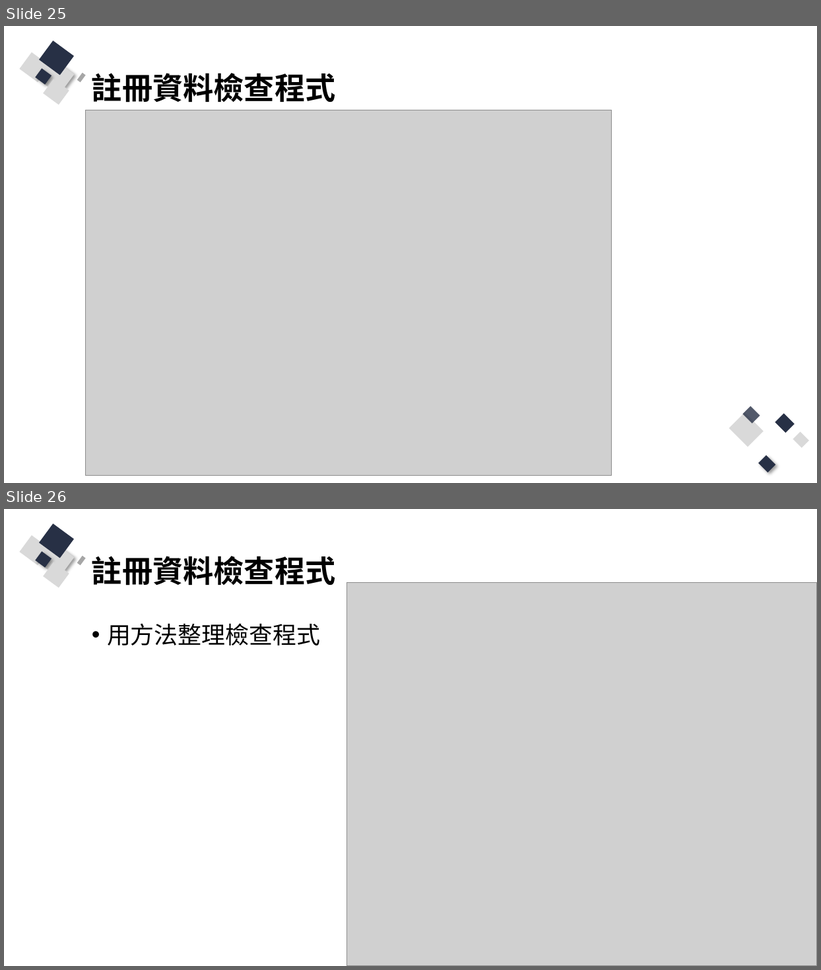
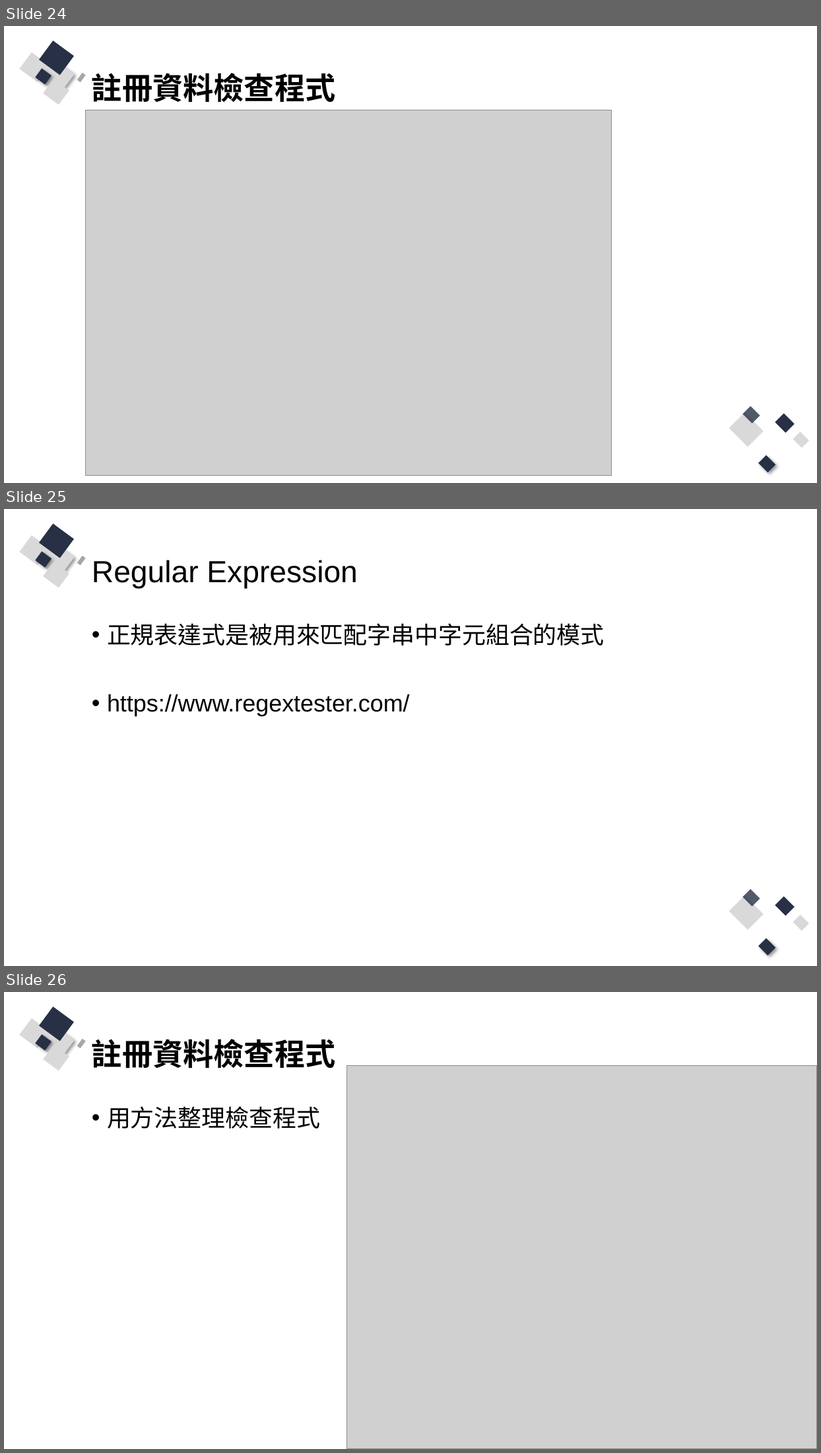
Before and after one commit to Q81JIAXIONG/-, a slide deck: 投影片/4.實作-帳號註冊、登入網頁.pptx. Shown one above the other, each under a label of ours: slides 25 and 26 before the commit, slides 24, 25 and 26 after it. The pictures are 821x970 and 821x1453 pixels, drawn with LibreOffice and Linux fonts; fonts in the diff are those of the drawing; grey boxes stand for pictures. Boxes give left, top, right and bottom in pixels: in the first picture for what was removed or moved away, otherwise in the second. Text is boxed around its words. In the diff, an @@ line names an element or a change of style, - is before the commit and + after.

```diff
--- a/投影片/4.實作-帳號註冊、登入網頁.pptx
+++ b/投影片/4.實作-帳號註冊、登入網頁.pptx
@@ slide 25 added at (x1=4, y1=509, x2=817, y2=966), background #FFFFFF; not listed: 13 template elements that a slide beside it also shows @@
@@ title added at (x1=92, y1=560, x2=357, y2=589), 36 pt, text #000000 @@
+Regular Expression
@@ text added at (x1=107, y1=623, x2=605, y2=716), 28 pt, text #000000 @@
+• 正規表達式是被用來匹配字串中字元組合的模式
+• https://www.regextester.com/
@@ what was slide 25 is now slide 24 @@
```
Also in this commit, not shown: 7 slides changed, 1 slide removed, 13 other files.
